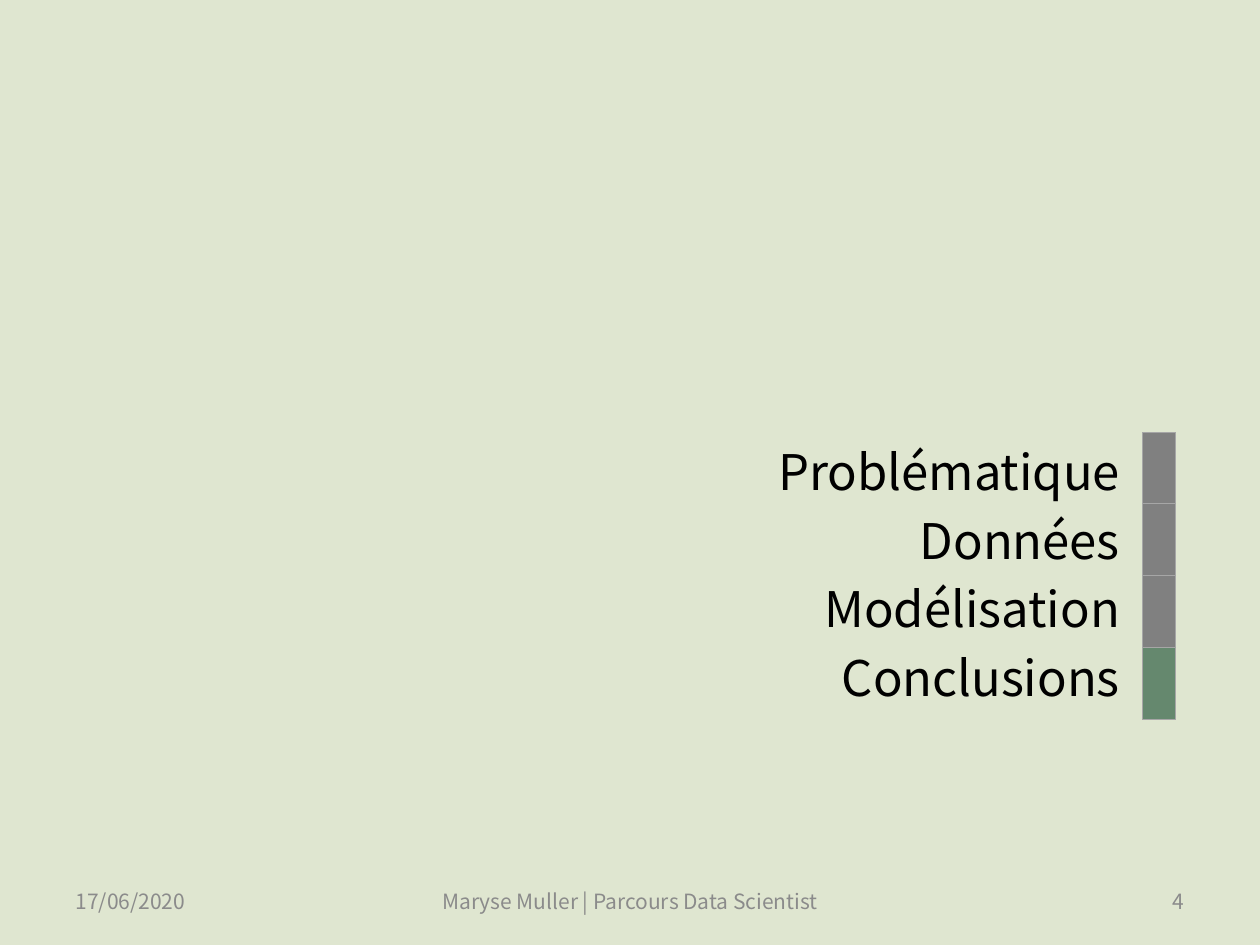
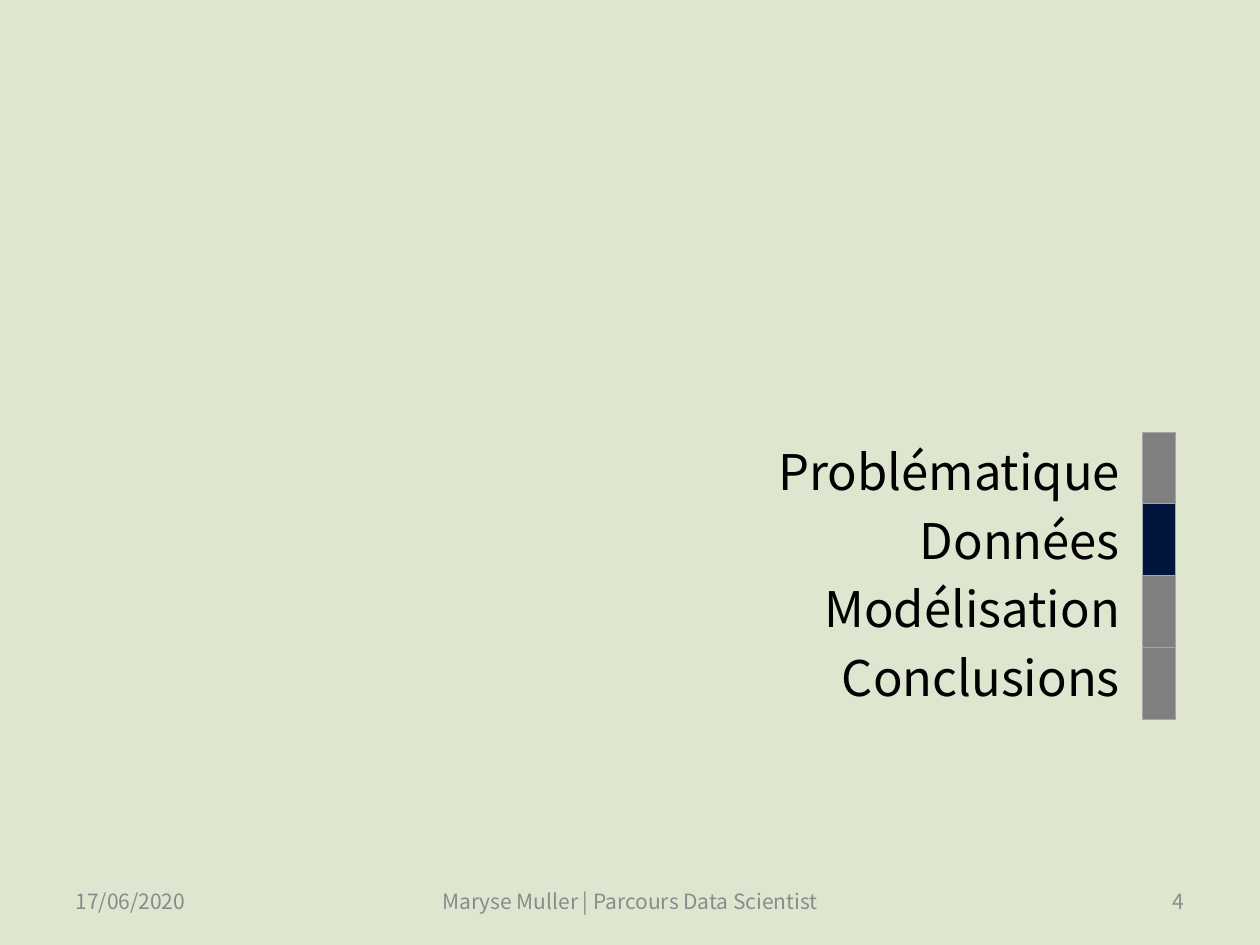
Before and after one commit to SmellyArmure/OC_DS_Project5, a slide deck: slide 4 of PRESENTATION/Projet5.pptx. Drawn at 1260x945 pixels with LibreOffice and Linux fonts; fonts in the diff are those of the drawing. Boxes give left, top, right and bottom in pixels: in the first picture for what was removed or moved away, otherwise in the second. Text is boxed around its words. In the diff, an @@ line names an element or a change of style, - is before the commit and + after.

```diff
--- a/PRESENTATION/Projet5.pptx
+++ b/PRESENTATION/Projet5.pptx
@@ rectangle at (x1=1142, y1=504, x2=1176, y2=576): fill #808080 to #00153E @@
@@ rectangle at (x1=1142, y1=648, x2=1176, y2=719): fill #65886E to #808080 @@
```
Also in this commit, not shown: 1 other slide changed, 2 slides added, 4 other files.
